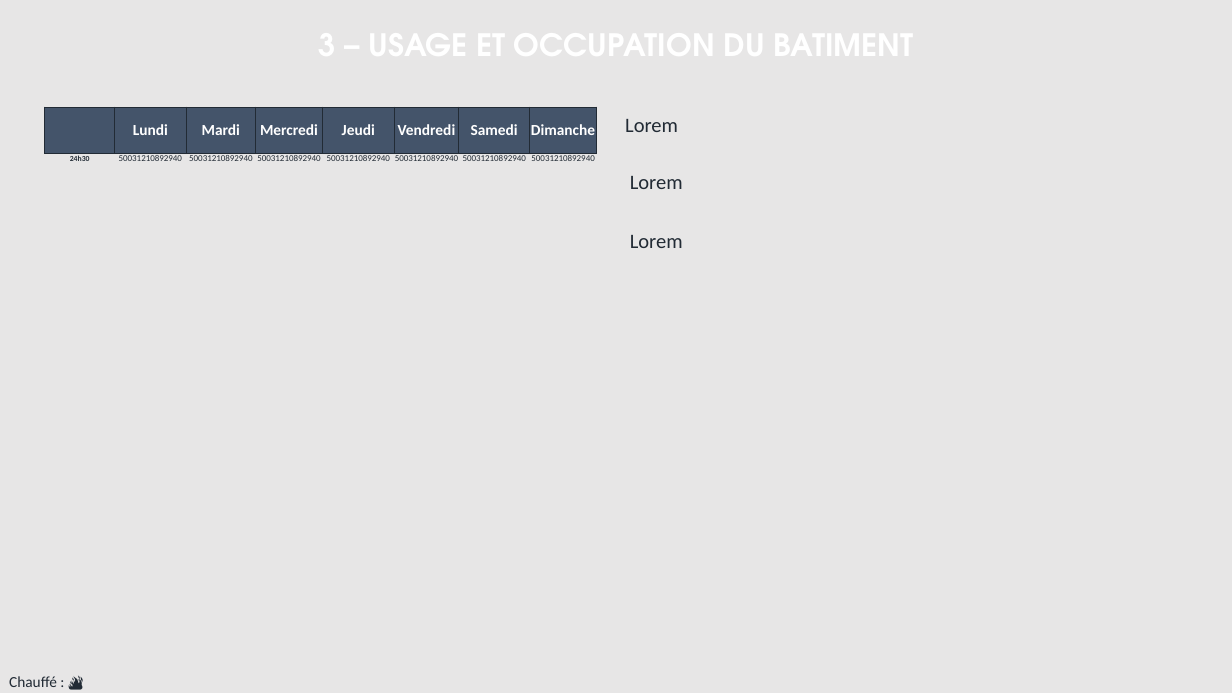
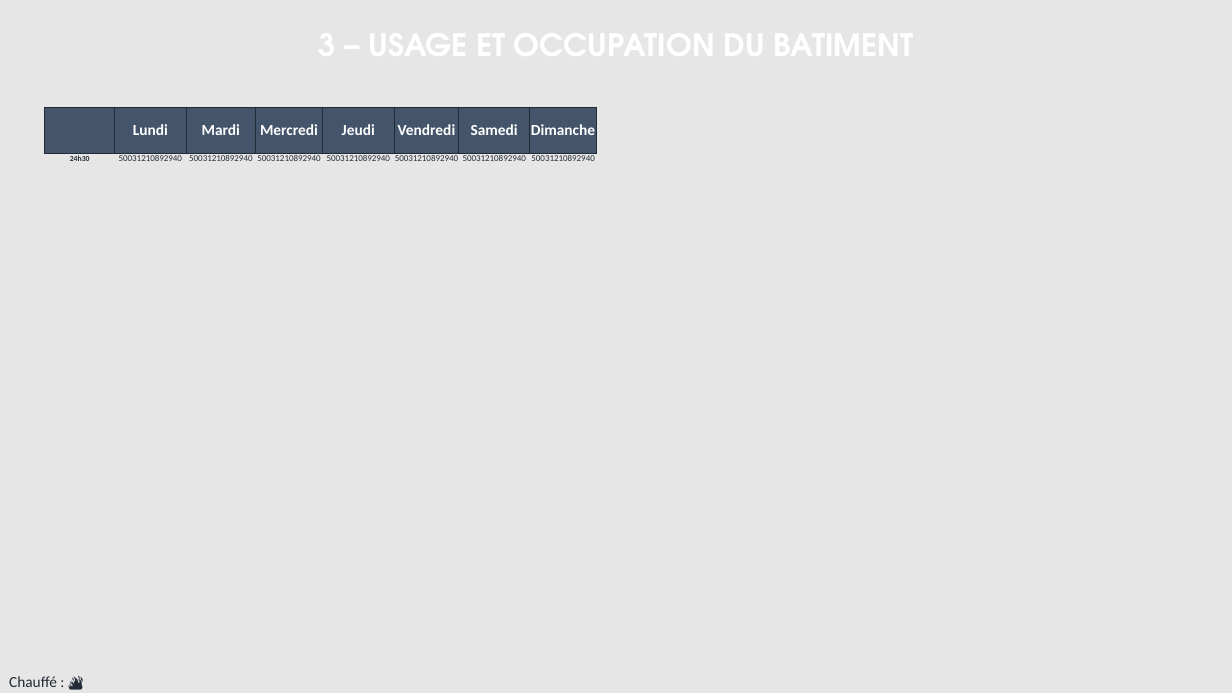
Before and after one commit to sigsieml/super-cep, a slide deck: slide 4 of app/src/main/assets/powerpointvierge.pptx. Drawn at 1232x693 pixels with LibreOffice and Linux fonts; fonts in the diff are those of the drawing; background and template pictures are left out. Boxes give left, top, right and bottom in pixels: in the first picture for what was removed or moved away, otherwise in the second. Text is boxed around its words. In the diff, an @@ line names an element or a change of style, - is before the commit and + after.

```diff
--- a/app/src/main/assets/powerpointvierge.pptx
+++ b/app/src/main/assets/powerpointvierge.pptx
@@ text removed at [625, 119, 678, 132] @@
-Lorem
@@ text removed at [630, 176, 683, 189] @@
-Lorem
@@ text removed at [630, 235, 683, 248] @@
-Lorem
```
Also in this commit, not shown: 6 other slides changed, 23 other files.
